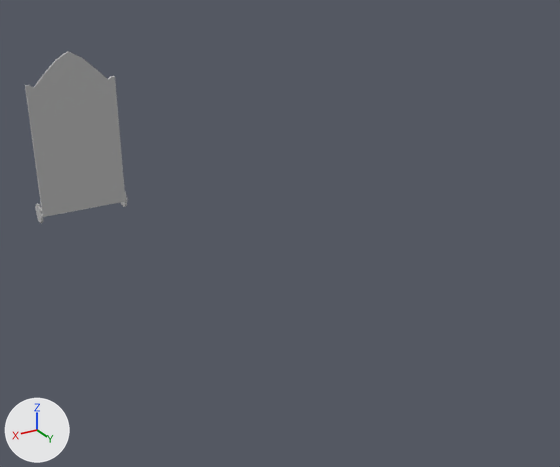
Before and after pictures for a commit that changed the FBX model Maya Models/Maya Export/DrawbridgeBridge_mesh.fbx.
Rendered twice from a 50 mm camera at (6.9, 24.2, 9.4) aimed at (-6.6, 1.7, -1.8). The lights are fixed; the arrows at lower left show +X, +Y and +Z. Where no turn or scale is listed for an object, it has been applied to the vertices.

Script lines for the objects in view, before the commit:
```python
me_mesh = bpy.data.meshes.new('Mesh')
me_mesh.from_pydata(...)  # 182 vertices, 205 faces; spans x -146.0..146.0, y -39.0..507.0, z -32.0..32.0
me_mesh.materials.append(mat_lambert1)  # grey #bcbcbc
ob_pasted__polysurface3 = bpy.data.objects.new('pasted__polySurface3', me_mesh)
ob_pasted__polysurface3.location = (0.04, 0.01, 0.09)
ob_pasted__polysurface3.rotation_euler = (1.571, 0.0, 0.0)  # degrees (90, 0, 0)
ob_pasted__polysurface3.scale = (0.01, 0.01, 0.01)
```
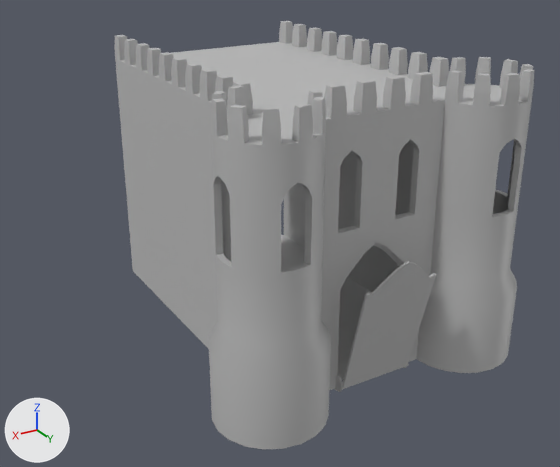
Boxes (x1, y1, x2, y2) around the edits, measured in the pictures (560 x 467 px):
```json
{"object": "pasted__pPlane3", "change": "added", "after": [115, 21, 534, 449]}
{"object": "pasted__polySurface3", "change": "moved, turned", "before": [25, 51, 127, 223], "after": [335, 261, 436, 392]}
```

The change, as JSON lines over the scene's bpy script:
```json
{"op": "add", "block": "me_mesh_001", "code": ["me_mesh_001 = bpy.data.meshes.new('Mesh.001')", "me_mesh_001.from_pydata(...)  # 1064 vertices, 921 faces; spans x -5.98..5.98, y -7.11..7.1, z -4.98..5.51", "me_mesh_001.materials.append(mat_lambert1)  # grey #bcbcbc"]}
{"op": "set", "path": "ob_pasted__polysurface3.location", "old": "(0.04, 0.01, 0.09)", "new": "(-7.82, 5.94, -5.78)"}
{"op": "set", "path": "ob_pasted__polysurface3.rotation_euler", "old": "(1.571, 0.0, 0.0)", "new": "(1.309, 0.0, 0.0)", "note": "degrees (90, 0, 0) -> degrees (75, 0, 0)"}
{"op": "add", "block": "ob_pasted__pplane3", "code": ["ob_pasted__pplane3 = bpy.data.objects.new('pasted__pPlane3', me_mesh_001)", "ob_pasted__pplane3.location = (-7.81, 0.72, -1.05)"]}
```
